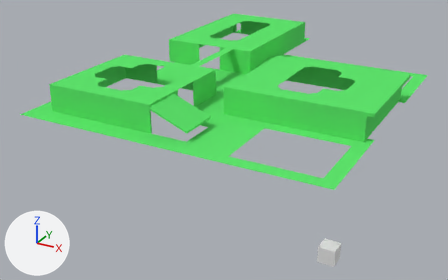
One commit to the Blender file auctionmansion/assets/units/pd2_mod_auction/mansion/aucman_roof_setpiece/aucman_roof_setpiece.blend: the scene before it, then after it.
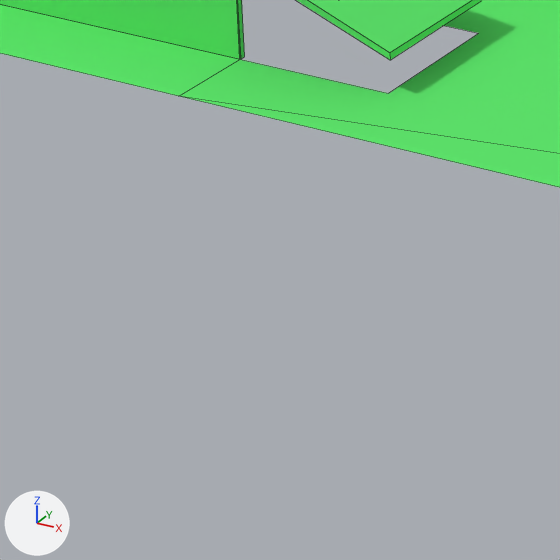
The first picture shows the older version from a camera (50 mm lens) standing at (18.1, -57.6, 39.8) and looking at (-26.5, 23.5, -0.7). The close-ups show both versions on the part from 21% to 51% of the width and 43% to 91% of the height of that picture; other places that the commit changed are outside them. The axes (+X, +Y, +Z) are drawn at lower left. The lights are the same throughout. The close-ups show mesh edges as thin lines.

In view in the first close-up: 'g_ext_wall', 'g_rooffloor', 'g_rooftiles'.
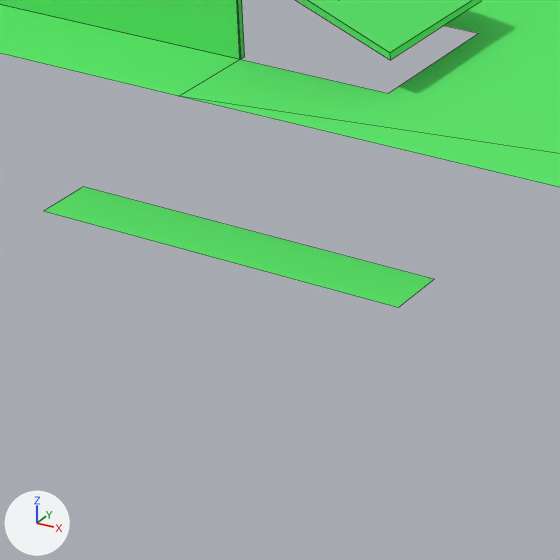
Diff of the bpy script that builds the scene:
```diff
--- a/auctionmansion/assets/units/pd2_mod_auction/mansion/aucman_roof_setpiece/aucman_roof_setpiece.blend.py
+++ b/auctionmansion/assets/units/pd2_mod_auction/mansion/aucman_roof_setpiece/aucman_roof_setpiece.blend.py
@@ me_g_rooffloor @@
 me_g_rooffloor.from_pydata(...)  # 98 vertices, 29 faces; spans x -46.2..0.0, y 0.0..59.5, z 8.0..12.0
 # used by ob_g_rooffloor; location = (0.0, 0.0, 0.0)
 # verts and faces of me_g_rooffloor; kept vertices keep their numbers, new ones are numbered from 98
+# me_g_rooffloor part 1
+verts[98] = (-17.2, 0.0, 4.0)  # pixel (434, 279)
+verts[99] = (-17.2, -2.0, 4.0)  # pixel (398, 307)
+verts[100] = (-30.2, 0.0, 4.0)  # pixel (83, 186)
+verts[101] = (-30.2, -2.0, 4.0)  # pixel (43, 211)
+faces += [(98, 100, 101, 99)]
 me_g_rooffloor.materials.append(mat_mtl_gravel)
```

Location of each change, (x1, y1, x2, y2) in pixels of the close-ups (560 x 560 px):
'g_rooffloor', reshaped: before (0, 0, 560, 187); after (0, 0, 560, 308)
part 1 of me_g_rooffloor, added (green): after (44, 187, 434, 308)
